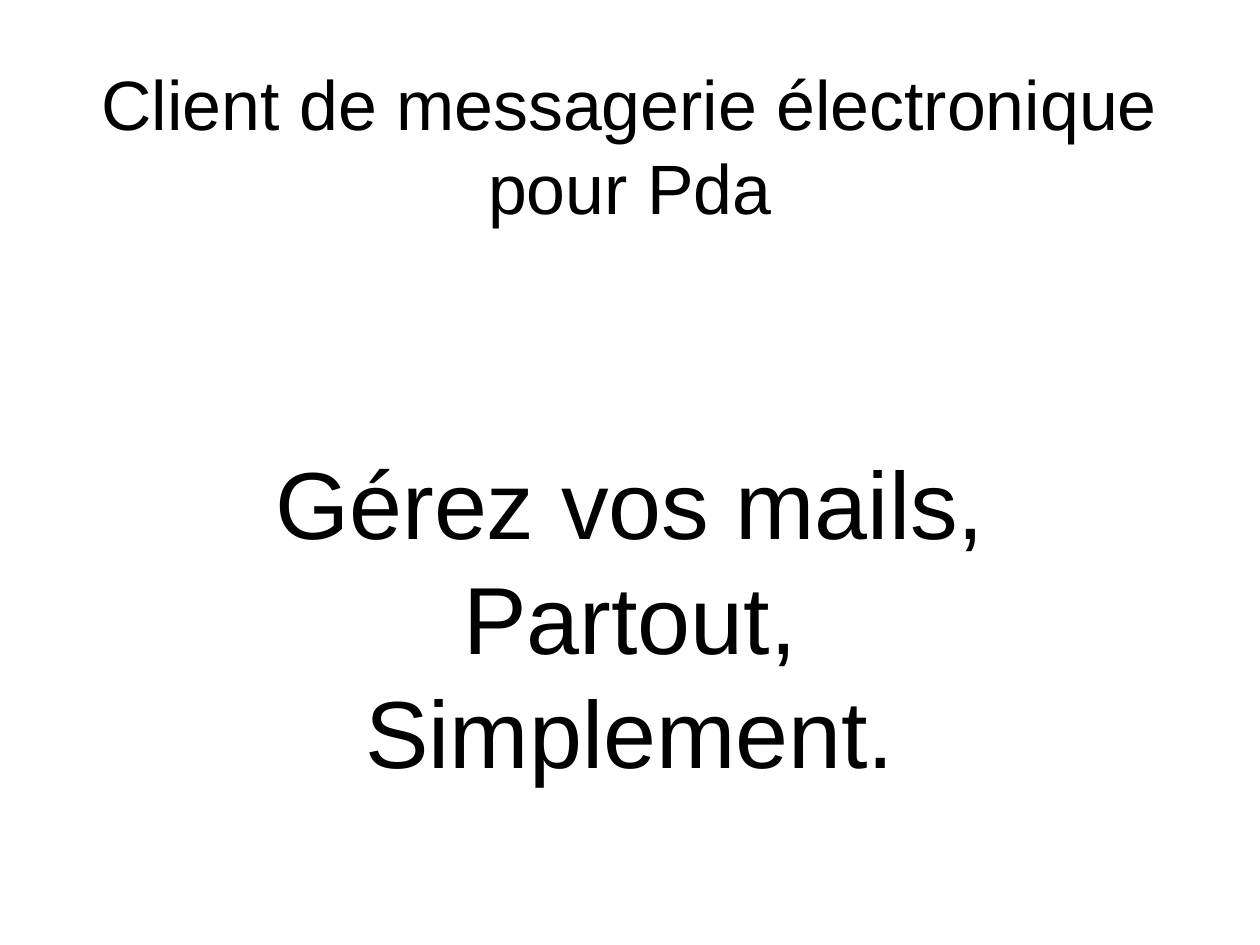
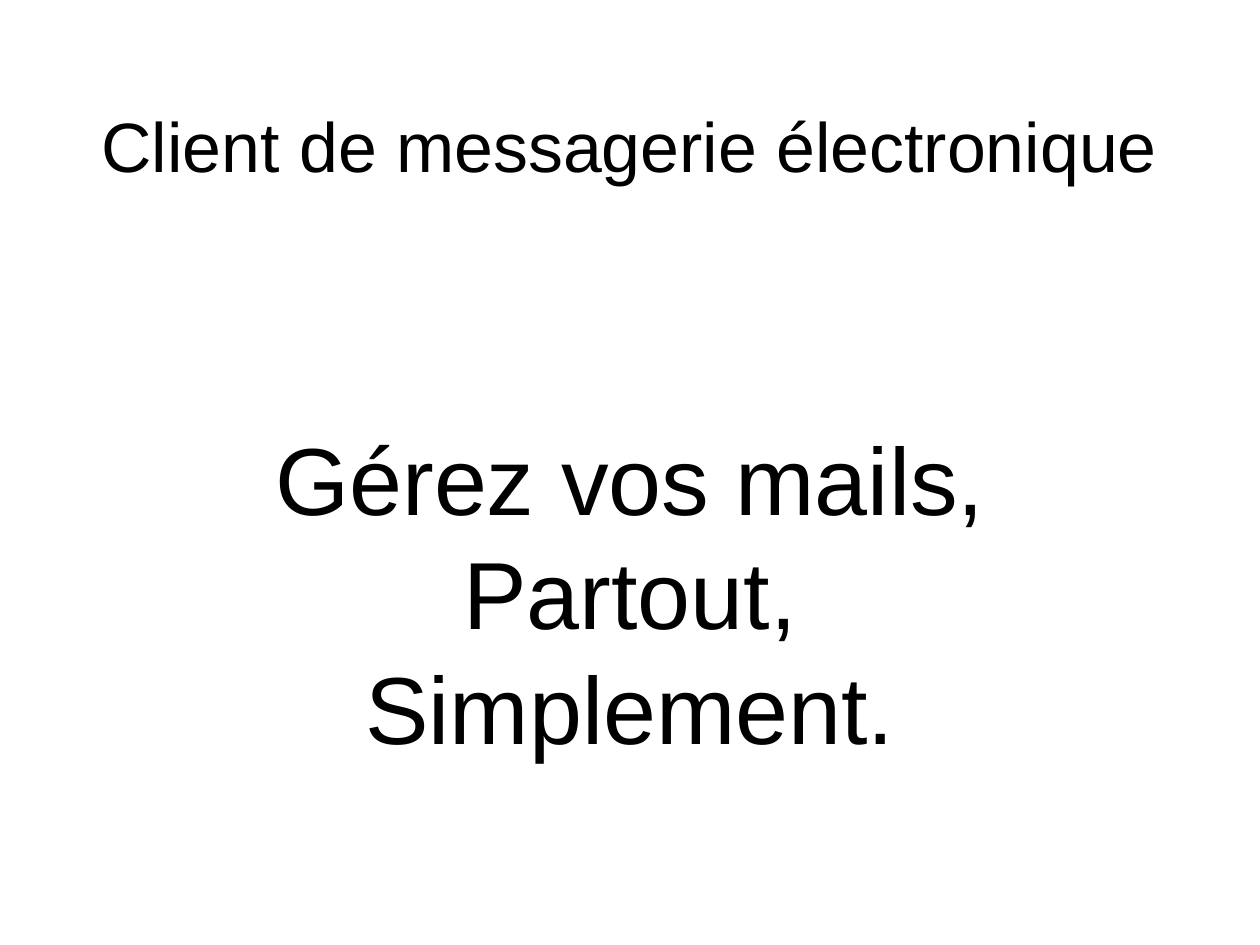
Before and after one commit to alan-mushi/Pda-Client-Mail, a slide deck: slide 1 of Spec/Presentation_application.odp. Drawn at 1260x945 pixels with LibreOffice and Linux fonts; fonts in the diff are those of the drawing; background and template pictures are left out. Boxes give left, top, right and bottom in pixels: in the first picture for what was removed or moved away, otherwise in the second. Text is boxed around its words. In the diff, an @@ line names an element or a change of style, - is before the commit and + after.

Commit message:
Avancée Presentation client de la messagerie

```diff
--- a/Spec/Presentation_application.odp
+++ b/Spec/Presentation_application.odp
@@ title at (101,120,1156,186): text changed @@
-Client de messagerie électronique
-pour Pda
+Client de messagerie électronique
@@ subtitle "Gérez vos mails,": place and size @@
-subtitle "Gérez vos mails," at (275,469,985,785)
+subtitle "Gérez vos mails," at (275,445,985,761)
```
Also in this commit, not shown: 1 other slide changed, 6 slides added, 1 slide removed.
